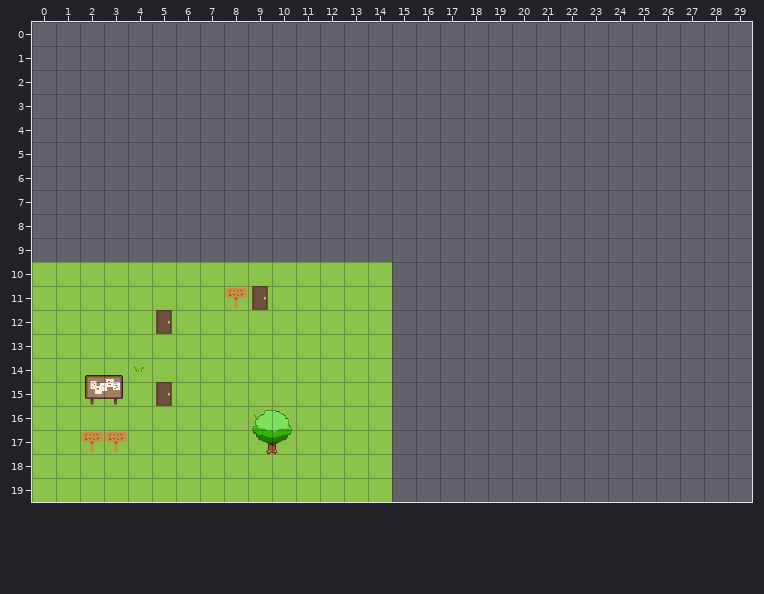
Two versions of a level (Tiled map, src/main/resources/tiledMaps/grass.tmx). Above, as it was before the edit.
Cells are 32x32 px. Shown: x 0..29, y 0..19.
After the commit:
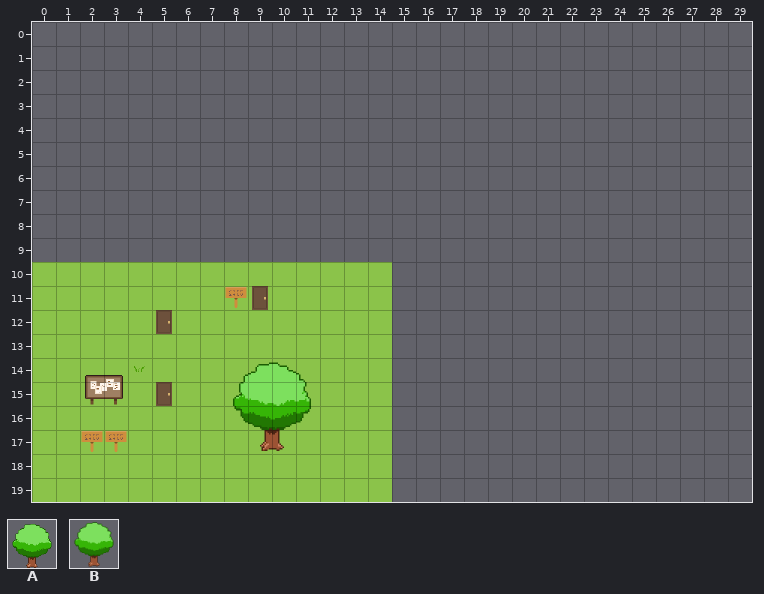
Key: from "64Objects": A 0; from "tree": B 0.
Objects are placed by their top-left corner, in cells (3,4 is the top-left corner of cell 3,4); size is 1x1 cell unless given.
What changed:
Layer "Objects":
added: B at 8,14 size 4x4
removed: A at 9,16 size 2x2
Changed places in both pictures, as pixel boxes (x1, y1, x2, y2):
changed: (233, 362, 311, 454)
